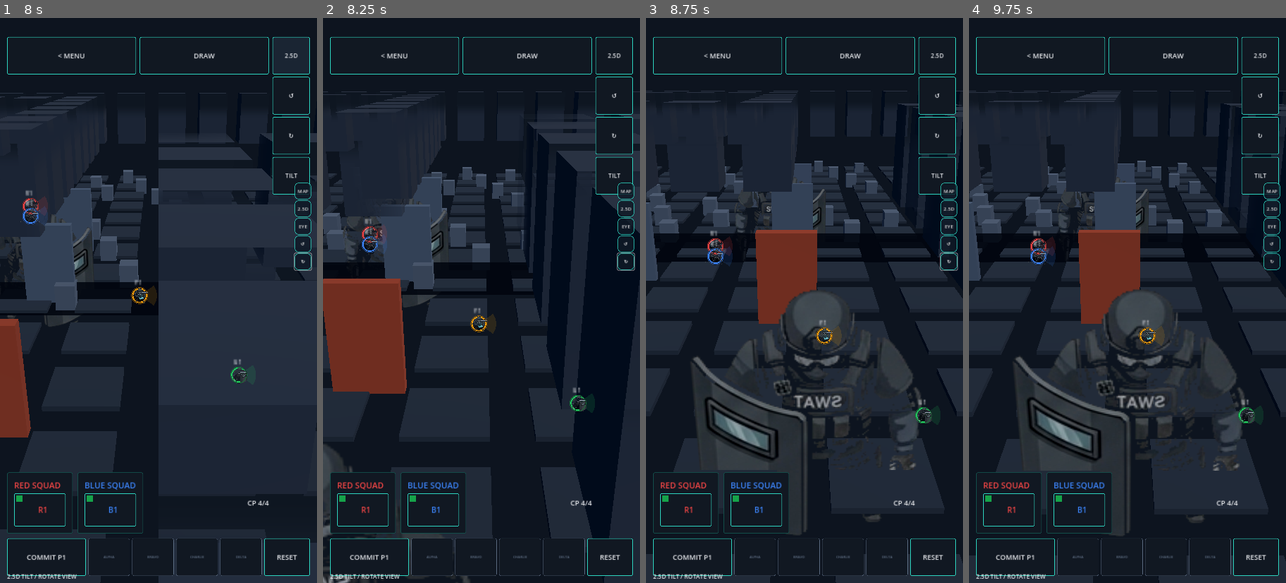
Above: before the commit, frames 1-4 (left to right).
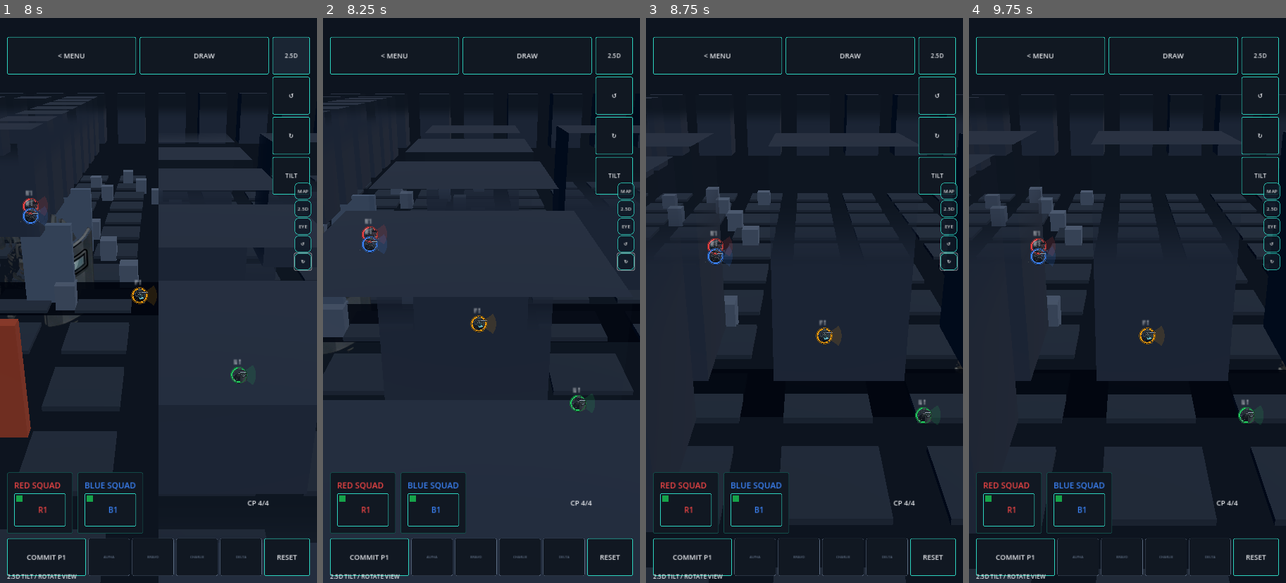
Above: after the commit, the same moments.

Repository: GhostMan612/TacPlanShooter
Game: Godot game, scene res://scenes/splash.tscn
Two runs of this game, one before a commit and one after it. Both use one fixed random seed, a clock stepped at 60 frames per second and the inputs below.
Inputs (mouse positions are in pixels of both pictures, inside the frame that each line leads up to):
- Up to frame 1 (8 s): tap Enter at 0.5 s; move the mouse to (228, 272) at 0.52 s; hold Right (ui_right) 0.53-1.25 s; click (228, 272) at 0.67 s; click "START PASS & PLAY MATCH" at 1.25 s; click "MAP" at 2 s; click "2.5D" at 2.75 s; click "EYE" at 3.5 s; click "↺" at 4.25 s; click "↻" at 5 s; click "DRAW" at 5.75 s; click "TAP" at 6.5 s; click "2D" at 7.25 s
- Up to frame 2 (8.25 s): drag from (418, 328) to (465, 413) at 8.02 s
- Up to frame 3 (8.75 s): no input
- Up to frame 4 (9.75 s): move the mouse to (1159, 176) at 8.77 s; hold Right (ui_right) 8.78-9.5 s; click (1159, 176) at 8.92 s; click "ALPHA" at 9.5 s

Frame 1 is identical in both runs. In frame 2, 31% of the frame differs, in the area x 0-100%, y 13-100%; in frame 3, 27%; in frame 4, 27%.

Commit message:
fix(3d controls): invert horizontal 1-finger pan (left swipe now moves view right); vertical pan + wheel zoom retained

Diff:
--- a/scripts/view3d/tactical_camera_3d.gd
+++ b/scripts/view3d/tactical_camera_3d.gd
@@ -74,6 +74,14 @@
 func _unhandled_input(event: InputEvent) -> void:
 	if not active:
 		return
+	if event is InputEventMouseButton:
+		var mb := event as InputEventMouseButton
+		if mb.button_index == MOUSE_BUTTON_WHEEL_UP and mb.pressed:
+			distance = clampf(distance * 0.9, MIN_DISTANCE, MAX_DISTANCE)
+			return
+		if mb.button_index == MOUSE_BUTTON_WHEEL_DOWN and mb.pressed:
+			distance = clampf(distance * 1.1, MIN_DISTANCE, MAX_DISTANCE)
+			return
 	if event is InputEventScreenTouch:
 		var t := event as InputEventScreenTouch
 		if t.pressed:
@@ -117,8 +125,8 @@
 
 func _pan(screen_delta: Vector2) -> void:
 	var scale := _current_distance / 900.0
-	focus_point.x = clampf(focus_point.x - screen_delta.x * scale, bounds.position.x, bounds.end.x)
-	focus_point.z = clampf(focus_point.z + screen_delta.y * scale, bounds.position.y, bounds.end.y)
+	focus_point.x = clampf(focus_point.x + screen_delta.x * scale, bounds.position.x, bounds.end.x)
+	focus_point.z = clampf(focus_point.z - screen_delta.y * scale, bounds.position.y, bounds.end.y)
 
 
 func _gesture(delta: Vector2) -> void:
